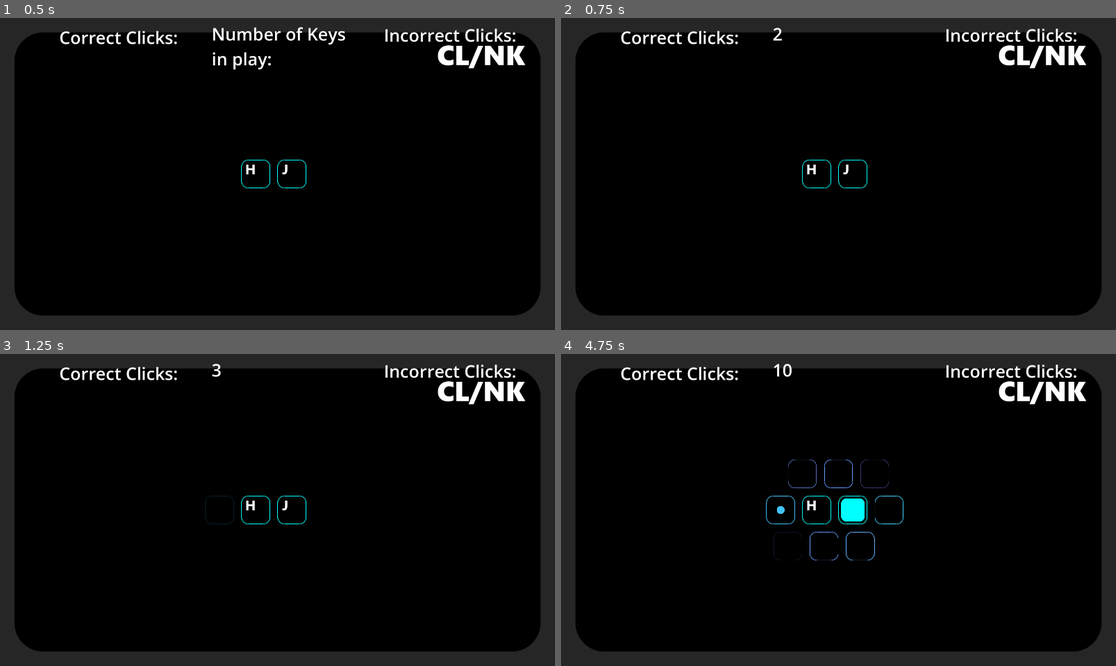
Above: before the commit, frames 1-4 (two rows, left to right).
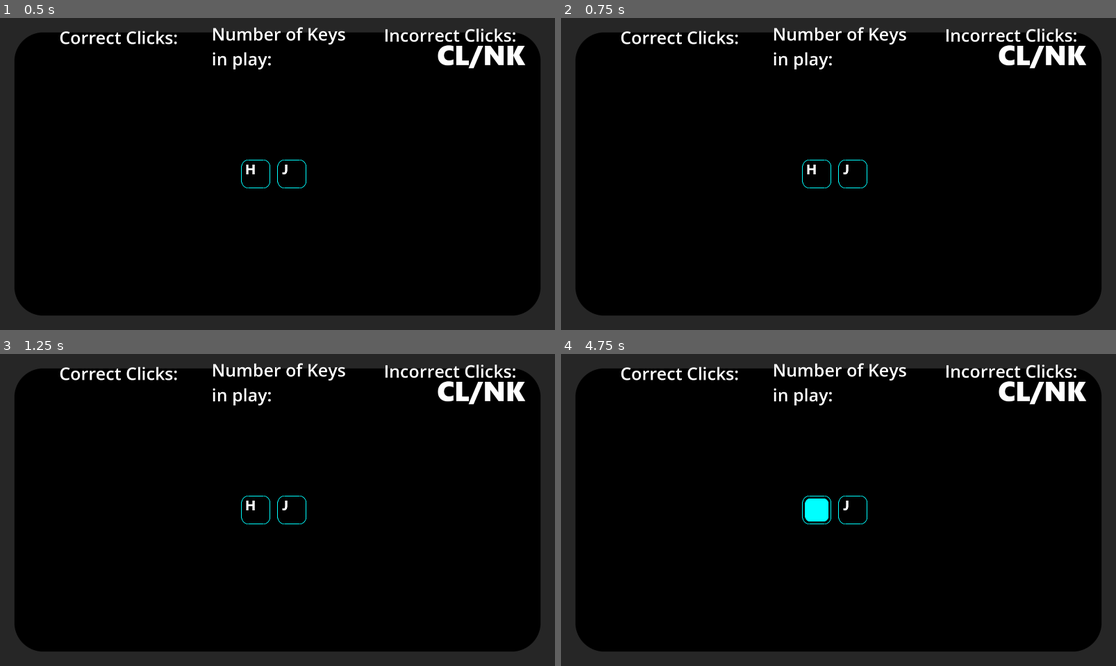
Above: after the commit, the same moments.

Repository: hedgemandan/2025-InfinityJam
Game: Godot game, scene res://Scenes/main_scene.tscn
The game is run twice, just before and just after one commit, with the same random seed, the same clock (stepped at 60 frames per second) and the same inputs.
Inputs:
- Up to frame 1 (0.5 s): no input
- Up to frame 2 (0.75 s): tap Enter at 0.5 s; tap 0 at 0.6 s
- Up to frame 3 (1.25 s): tap Space at 0.77 s
- Up to frame 4 (4.75 s): tap Space at 1.25, 1.52, 3.02, 3.5, 3.77, 4.52 s; tap 9 at 1.35, 2.85, 4.35 s; tap Enter at 2 s; tap 0 at 2.1, 3.6 s

Frame 1 is identical in both runs. In frame 2, 0.6% of the frame differs, in the area x 38-63%, y 2-17%; in frame 3, 0.6%; in frame 4, 1.6%, in the area x 36-63%, y 2-67%.

Commit message:
asdasd

Diff:
--- a/2_Project/RhythmQWERTY/Scripts/main_scene.gd
+++ b/2_Project/RhythmQWERTY/Scripts/main_scene.gd
@@ -162,7 +162,7 @@
 ## timer for adding new buttons every 5 seconds and incrementing the gamestate by 1
 func start_newbuttonspawn_timer():
 	var timer = Timer.new()
-	timer.wait_time = 0.5
+	timer.wait_time = 5
 	timer.one_shot = false
 	timer.connect("timeout", Callable(self, "_on_timer_timeoutNB"))
 	add_child(timer)
